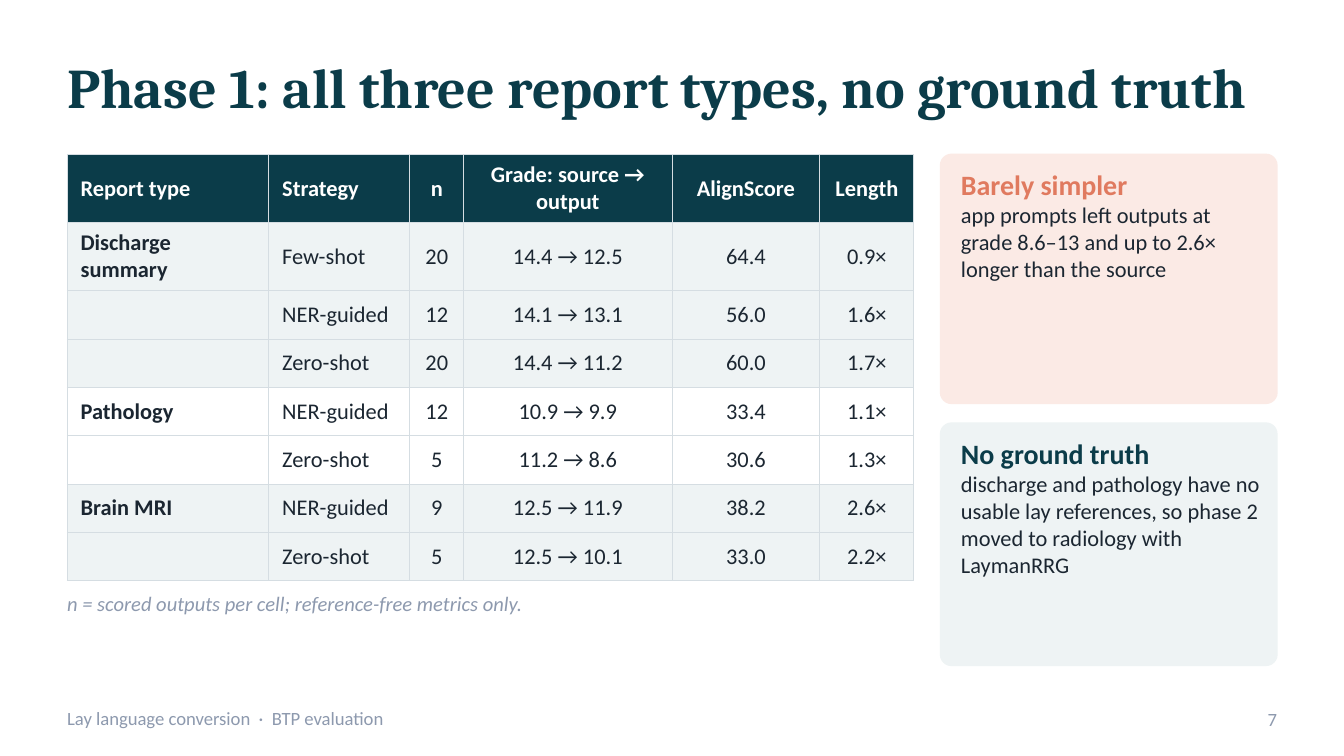
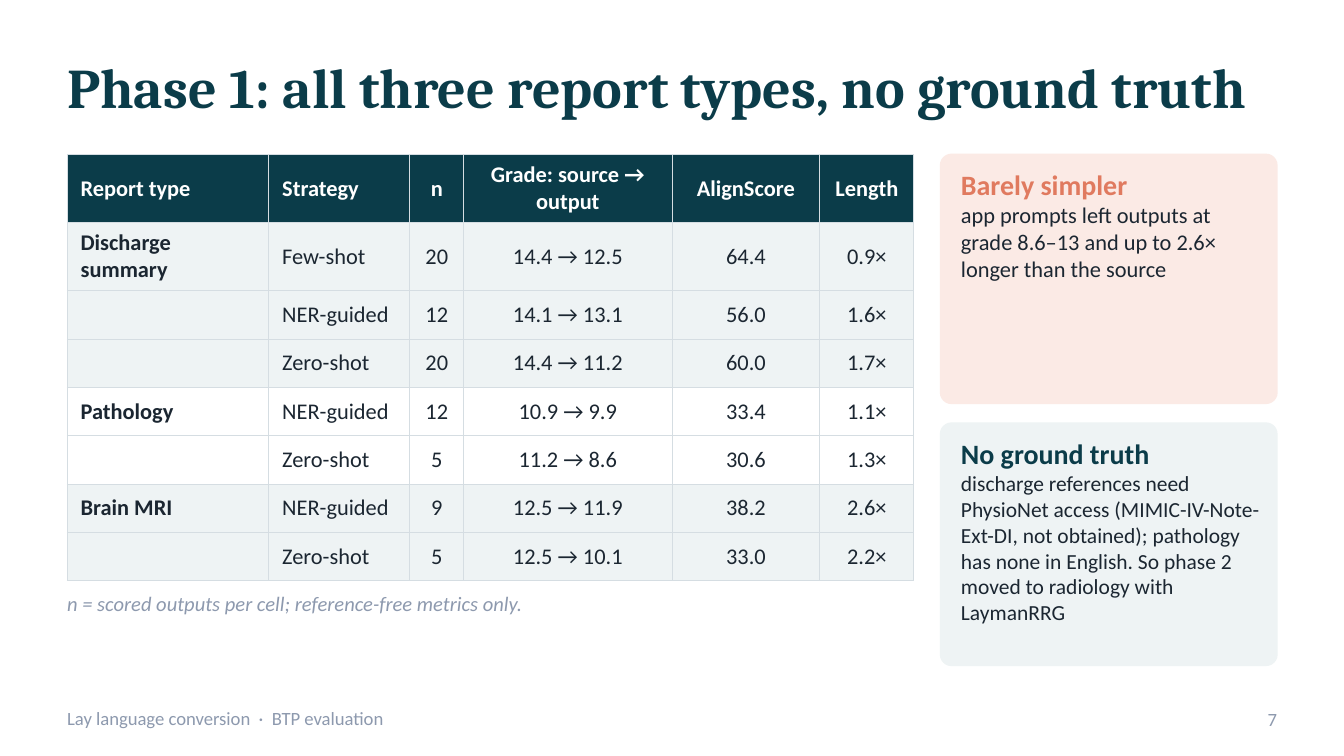
Before and after one commit to bibesgotthevibes/btp-Project, a slide deck: slide 7 of docs/BTP_Lay_Language_Conversion_Evaluation.pptx. Drawn at 1344x756 pixels with LibreOffice and Linux fonts; fonts in the diff are those of the drawing. Boxes give left, top, right and bottom in pixels: in the first picture for what was removed or moved away, otherwise in the second. Text is boxed around its words. In the diff, an @@ line names an element or a change of style, - is before the commit and + after.

```diff
--- a/docs/BTP_Lay_Language_Conversion_Evaluation.pptx
+++ b/docs/BTP_Lay_Language_Conversion_Evaluation.pptx
@@ text at [961, 476, 1259, 624]: text changed; size 12 to 11.5 pt @@
-discharge and pathology have no usable lay references, so phase 2 moved to radiology with LaymanRRG
+discharge references need PhysioNet access (MIMIC-IV-Note-Ext-DI, not obtained); pathology has none in English. So phase 2 moved to radiology with LaymanRRG
```
Also in this commit, not shown: 2 other slides changed, 1 other file.
